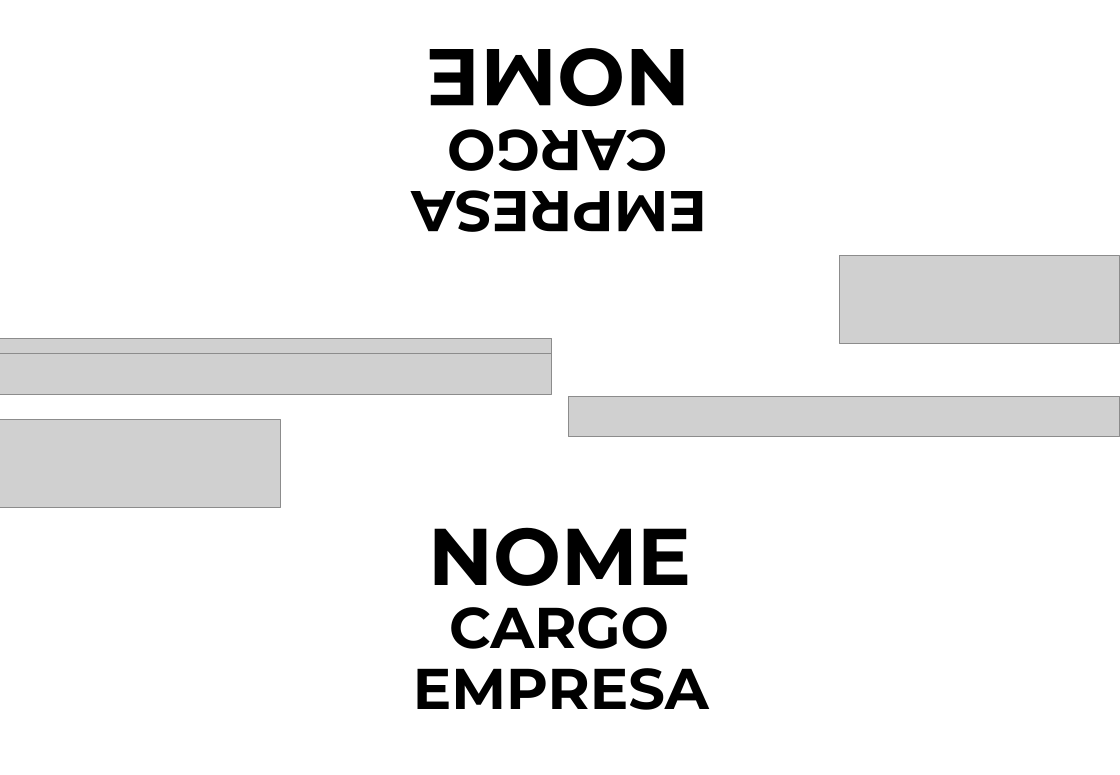
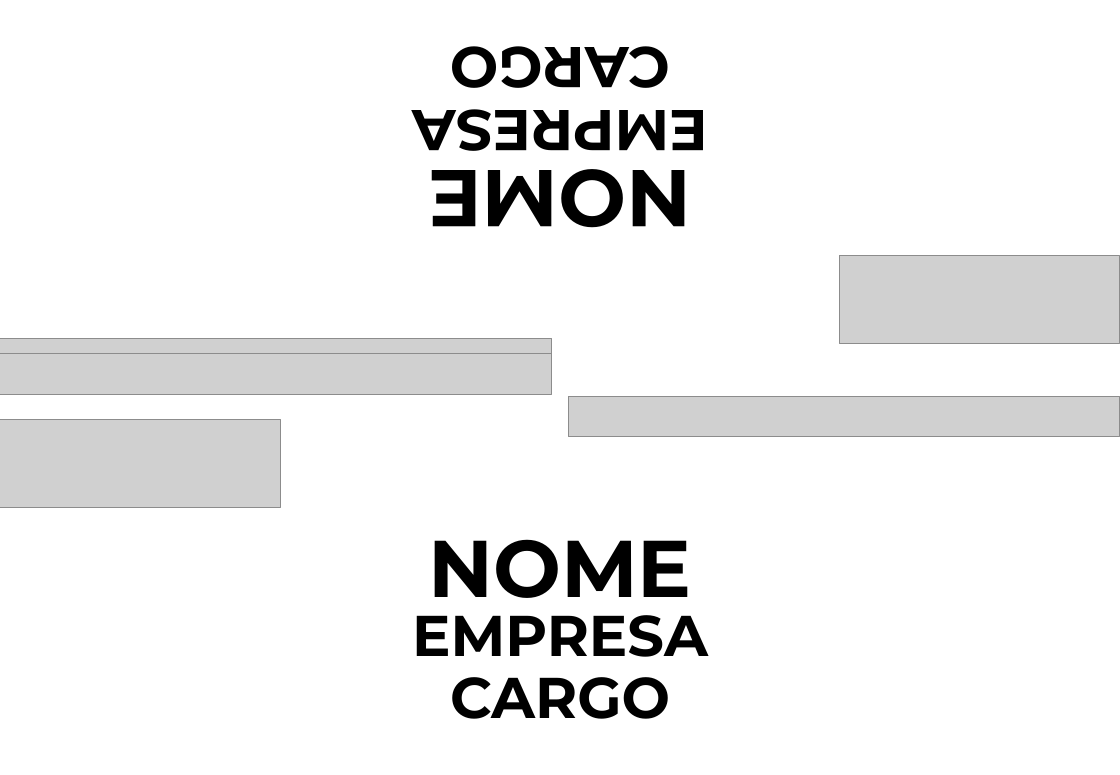
Before and after one commit to PavorZero/gerador-prismas, a slide deck: slide 1 of templates/30x10.5/cni.pptx. Drawn at 1120x775 pixels with LibreOffice and Linux fonts; fonts in the diff are those of the drawing; grey boxes stand for pictures. Boxes give left, top, right and bottom in pixels: in the first picture for what was removed or moved away, otherwise in the second. Text is boxed around its words. In the diff, an @@ line names an element or a change of style, - is before the commit and + after.

```diff
--- a/templates/30x10.5/cni.pptx
+++ b/templates/30x10.5/cni.pptx
@@ text "CARGO" rewrapped from (447,129,667,192) to (450,46,670,88) @@
@@ text "EMPRESA" rewrapped from (411,190,707,232) to (412,109,708,172) @@
@@ text "NOME" rewrapped from (426,48,690,135) to (428,169,692,228) @@
@@ text "NOME" rewrapped from (428,527,692,586) to (428,539,692,617) @@
@@ text "EMPRESA": place and size @@
-text "EMPRESA" at (413,668,709,710)
+text "EMPRESA" at (412,615,708,657)
@@ text "CARGO": place and size @@
-text "CARGO" at (449,607,669,649)
+text "CARGO" at (450,677,670,719)
```
Also in this commit, not shown: 1 other file.
